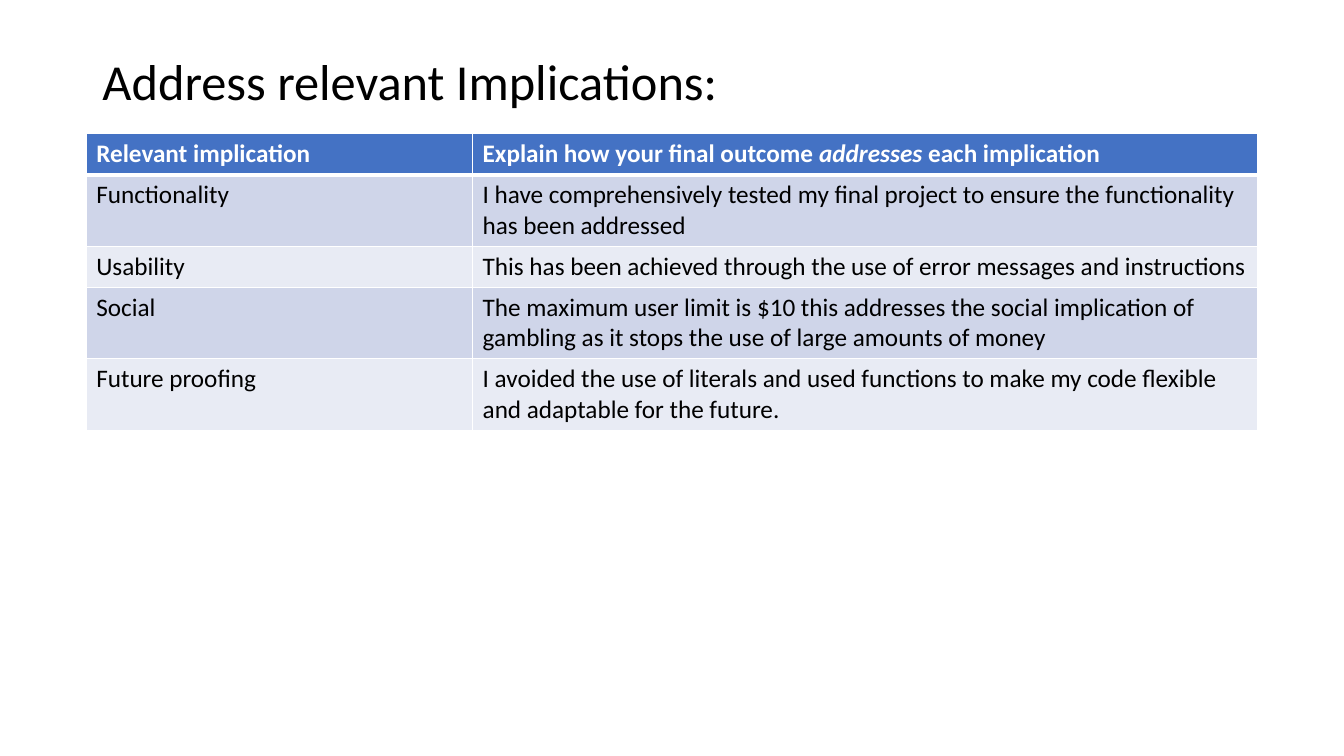
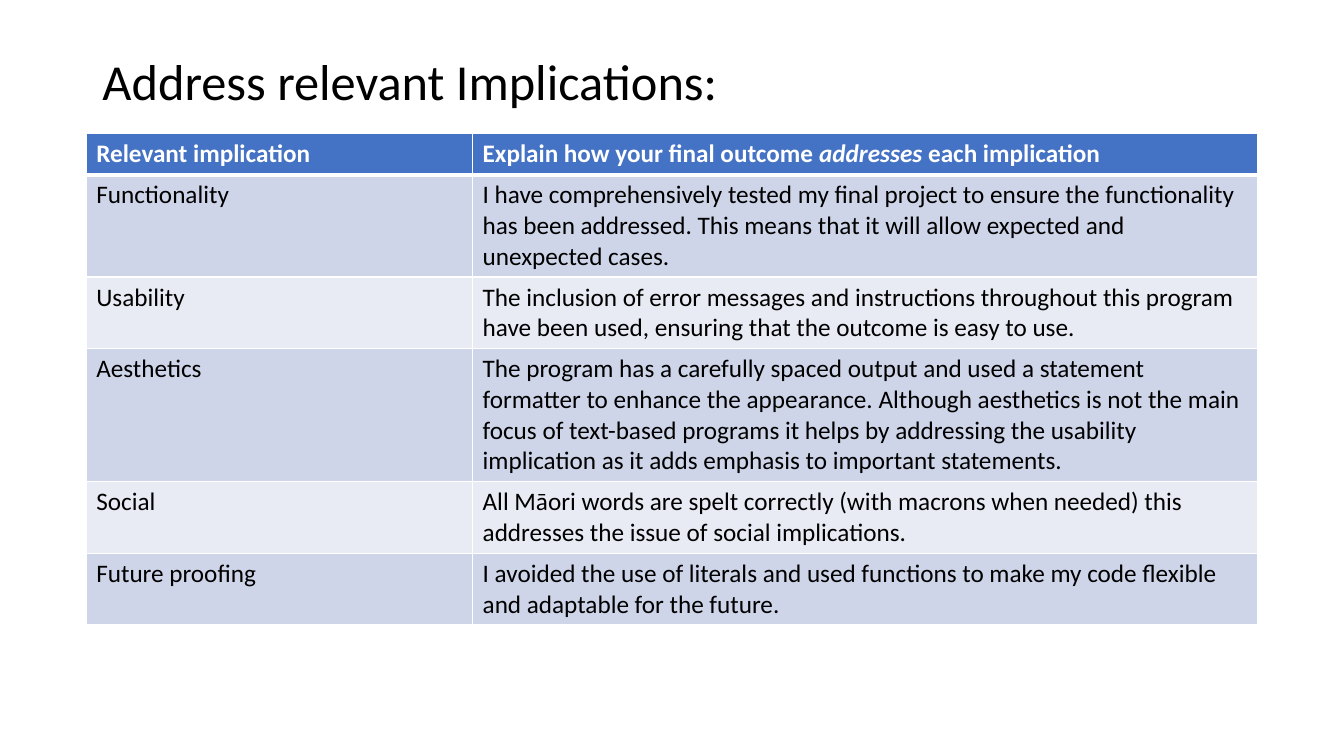
Before and after one commit to MOLLY-S1/Assessment, a slide deck: slide 35 of AS91883(1.7) & AS91884(1.8) Documentation.pptx (slide 37 before the commit). Drawn at 1344x756 pixels with LibreOffice and Linux fonts; fonts in the diff are those of the drawing. Boxes give left, top, right and bottom in pixels: in the first picture for what was removed or moved away, otherwise in the second. Text is boxed around its words. In the diff, an @@ line names an element or a change of style, - is before the commit and + after.

```diff
--- a/AS91883(1.7) & AS91884(1.8) Documentation.pptx
+++ b/AS91883(1.7) & AS91884(1.8) Documentation.pptx
@@ table at <box>87,134,1258,621</box> @@
-row 2: Functionality | I have comprehensively tested my final project to ensure the functionality has been addressed
-row 3: Usability | This has been achieved through the use of error messages and instructions
-row 4: Social | The maximum user limit is $10 this addresses the social implication of gambling as it stops the use of large amounts of money
+row 2: Functionality | I have comprehensively tested my final project to ensure the functionality has been addressed. This means that it will allow expected and unexpected cases.
+row 3: Usability | The inclusion of error messages and instructions throughout this program have been used, ensuring that the outcome is easy to use.
+row 4: Aesthetics | The program has a carefully spaced output and used a statement formatter to enhance the appearance. Although aesthetics is not the main focus of text-based programs it helps by addressing the usability implication as it adds emphasis to important statements.
+row 5: Social | All Māori words are spelt correctly (with macrons when needed) this addresses the issue of social implications.
```
Also in this commit, not shown: 2 other slides changed, 2 slides removed, 1 other file.
